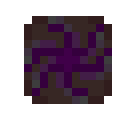
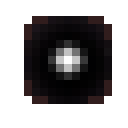
The second (128, 128) image is a revision of the first. Changes to its layers:
added layer "Pasted Layer" above "Layer" over [24, 16, 112, 104]
hid "Layer", painted on it over [24, 16, 112, 104]
